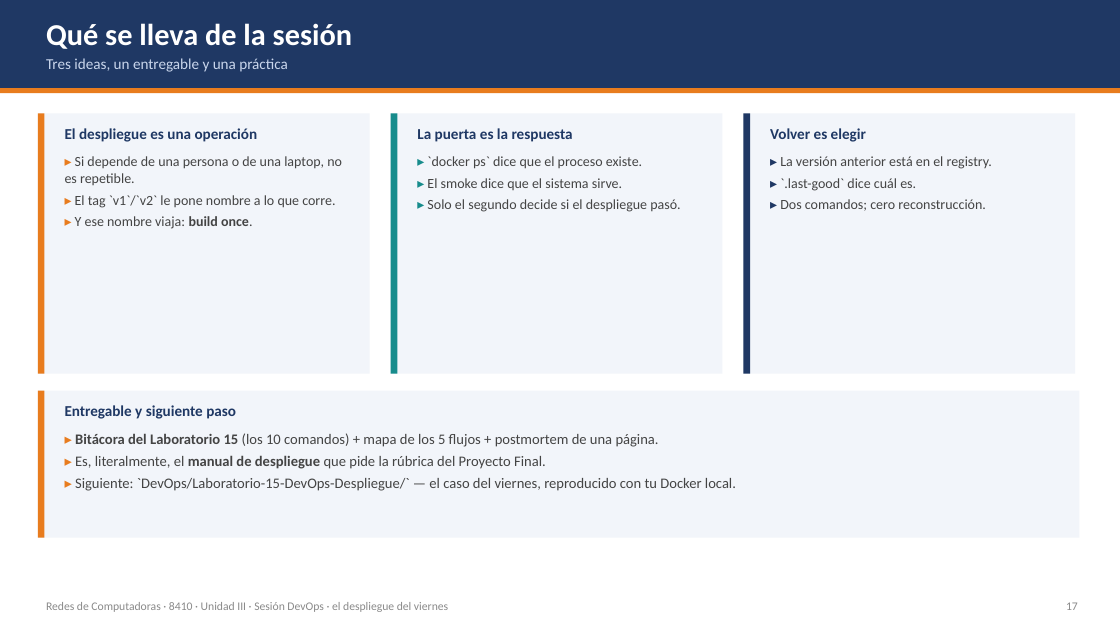
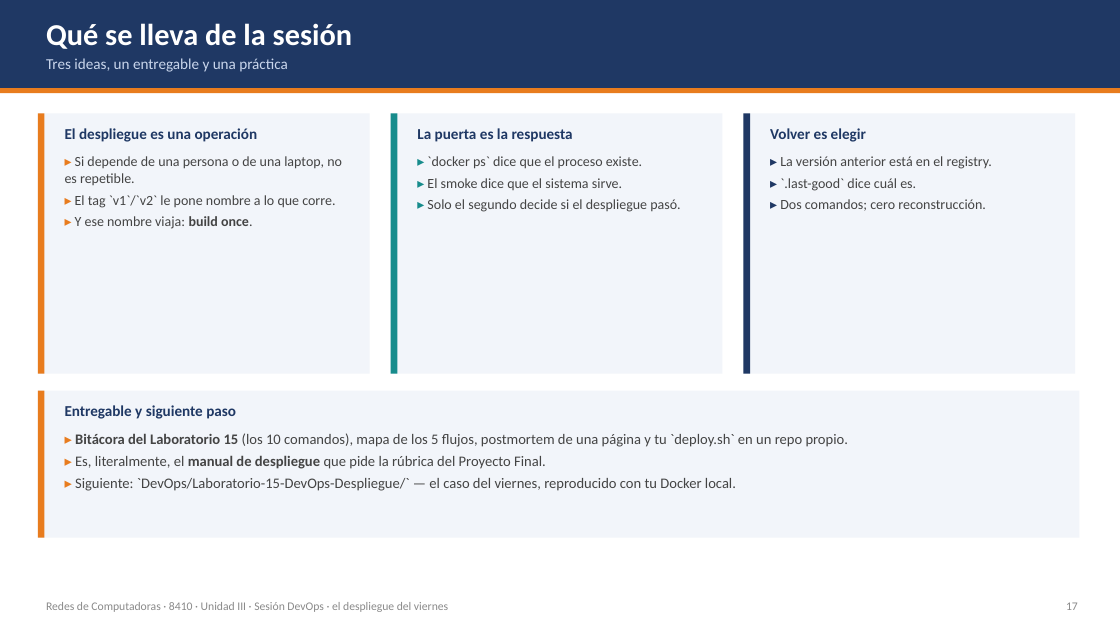
Before and after one commit to isacioutp/redes-de-computadoras-utp, a slide deck: slide 17 of DevOps/Teoria-DevOps-Despliegue.pptx. Drawn at 1120x630 pixels with LibreOffice and Linux fonts; fonts in the diff are those of the drawing. Boxes give left, top, right and bottom in pixels: in the first picture for what was removed or moved away, otherwise in the second. Text is boxed around its words. In the diff, an @@ line names an element or a change of style, - is before the commit and + after.

```diff
--- a/DevOps/Teoria-DevOps-Despliegue.pptx
+++ b/DevOps/Teoria-DevOps-Despliegue.pptx
@@ text at (75,433,848,447): text changed @@
-▸ Bitácora del Laboratorio 15 (los 10 comandos) + mapa de los 5 flujos + postmortem de una página.
+▸ Bitácora del Laboratorio 15 (los 10 comandos), mapa de los 5 flujos, postmortem de una página y tu `deploy.sh` en un repo propio.
```
Also in this commit, not shown: 1 other slide changed, 5 other files.
